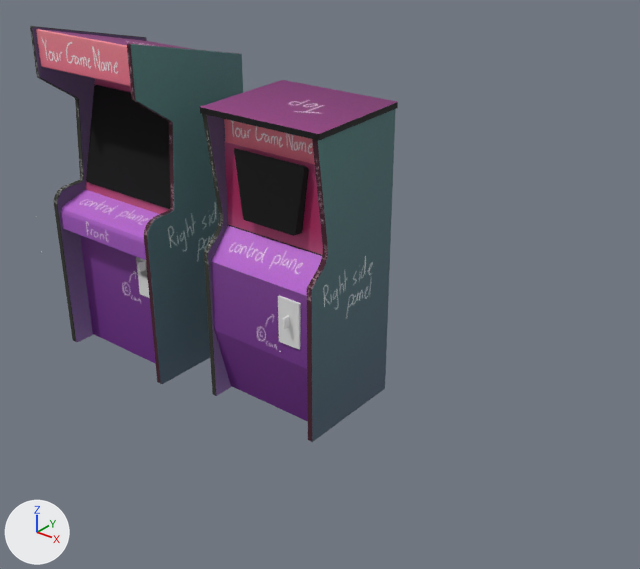
The glTF model Cabinets/models/cabinet-Assets.glb as it was, and as the next commit left it.
Before and after are seen from a 50 mm camera at (3.33, -2.78, 2.38) aimed at (1.03, 0.08, 0.6). Every picture has the same lights, and +X, +Y and +Z are marked at lower left. The older version comes first. Where no turn or scale is listed for an object, it has been applied to the vertices.

The first picture shows 'Pong', 'Rushn Attack', 'coin box-noimp.002', 'screen cutout-noimp.001', 'screen cutout-noimp.002', 'sides.001', 'sides.002', 'top' and 3 more.
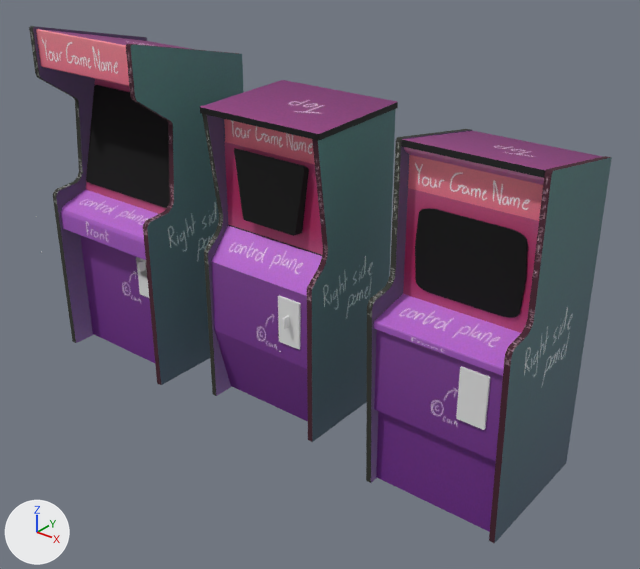
Commit message: add space invaders cabinet

Boxes [x1, y1, x2, y2] around the edits, measured in the pictures (640 x 569 px):
'Space Invaders', added (purple): after [374, 147, 544, 532]
'sides.003', added (cyan): after [366, 129, 612, 543]
'screen cutout-noimp.003', added: after [415, 208, 528, 318]
'top.001', added (purple): after [401, 131, 603, 178]
'coin box-noimp.003', added: after [456, 366, 490, 430]

Edits to the bpy script that builds the scene:
```text
Add me_top_002:
    me_top_002.from_pydata(...)  # 16 vertices, 28 faces; spans x -0.28..0.28, y -0.267..0.258, z -0.041..0.067
    me_top_002.materials.append(mat_arcade_machine)
Add me_sides_004:
    me_sides_004.from_pydata(...)  # 64 vertices, 120 faces; spans x -0.627..-0.02, y -0.336..0.336, z 0.0..1.462
    me_sides_004.materials.append(mat_arcade_machine)
Add me_grid_004:
    me_grid_004.from_pydata(...)  # 85 vertices, 165 faces; spans x -0.231..0.235, y -0.009..0.169, z -0.174..0.173
    me_grid_004.materials.append(mat_arcade_machine_001)
Add me_space_invaders:
    me_space_invaders.from_pydata(...)  # 121 vertices, 238 faces; spans x -0.285..0.285, y -0.32..0.322, z 0.011..1.439
    me_space_invaders.materials.append(mat_arcade_machine)
Add ob_top_001:
    ob_top_001 = bpy.data.objects.new('top.001', me_top_002)
    ob_top_001.location = (1.897, 0.079, 1.393)
Add ob_sides_003:
    ob_sides_003 = bpy.data.objects.new('sides.003', me_sides_004)
    ob_sides_003.location = (2.221, -0.001, 0.0)
Add ob_screen_cutout_noimp_003:
    ob_screen_cutout_noimp_003 = bpy.data.objects.new('screen cutout-noimp.003', me_grid_004)
    ob_screen_cutout_noimp_003.location = (1.897, -0.125, 1.036)
Add ob_coin_box_noimp_003:
    ob_coin_box_noimp_003 = bpy.data.objects.new('coin box-noimp.003', me_coin_box_noimp_001.copy())  # the mesh of ob_coin_box_noimp_001
    ob_coin_box_noimp_003.location = (2.055, -0.301, 0.601)
Add ob_space_invaders:
    ob_space_invaders = bpy.data.objects.new('Space Invaders', me_space_invaders)
    ob_space_invaders.location = (1.897, -0.002, -0.002)
```
